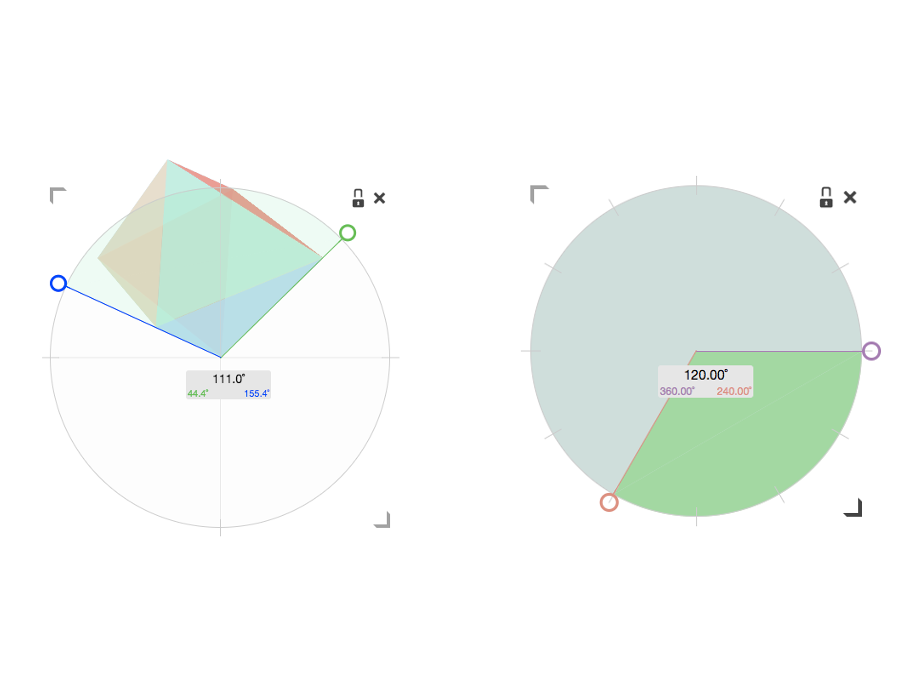
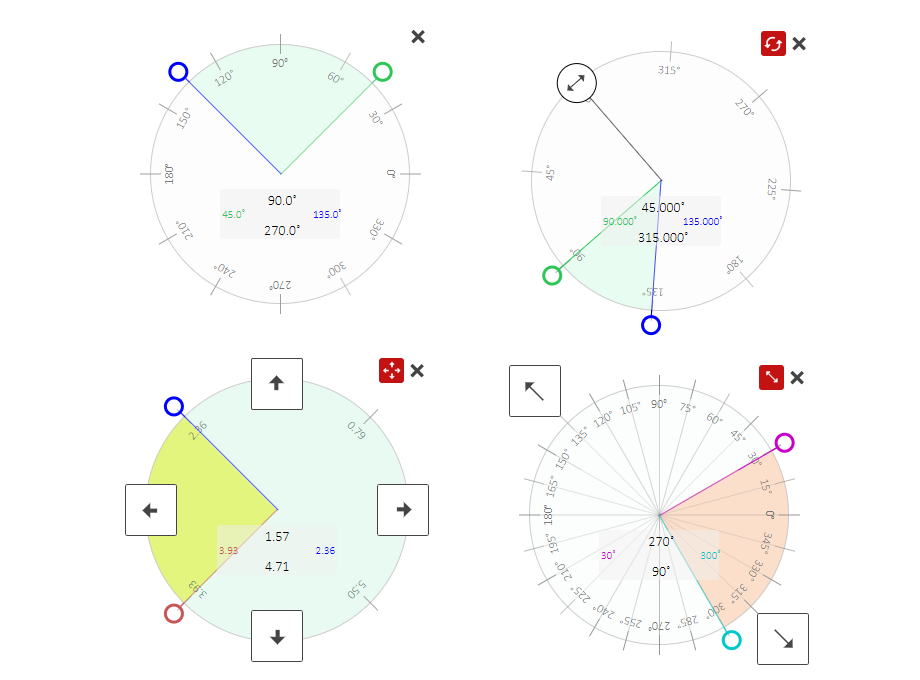
Comparing the layer stacks of the two 920×680 images. Changes:
renamed "Screen Shot 2017-02-25 at 6.54.58 AM.png" to "Pasted Layer #2", moved it above "Pasted Layer #3", painted on it over [42, 144, 429, 662]
added layer "Pasted Layer #3" above "Pasted Layer #1" over [509, 354, 821, 665]
added layer "Pasted Layer #1" above "Pasted Layer" over [521, 31, 815, 346]
renamed "Pasted Layer #1" to "Pasted Layer", painted on it over [132, 30, 881, 532]
